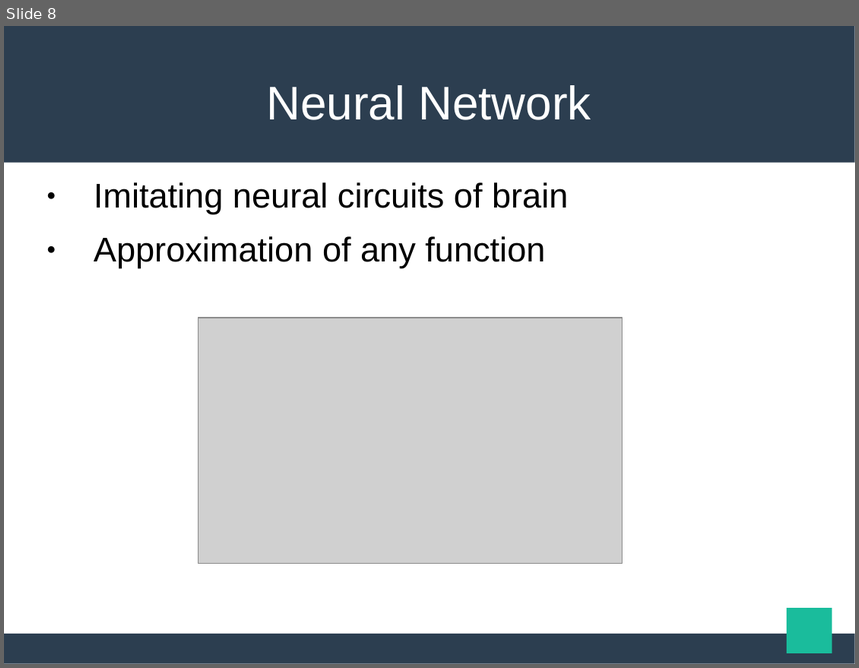
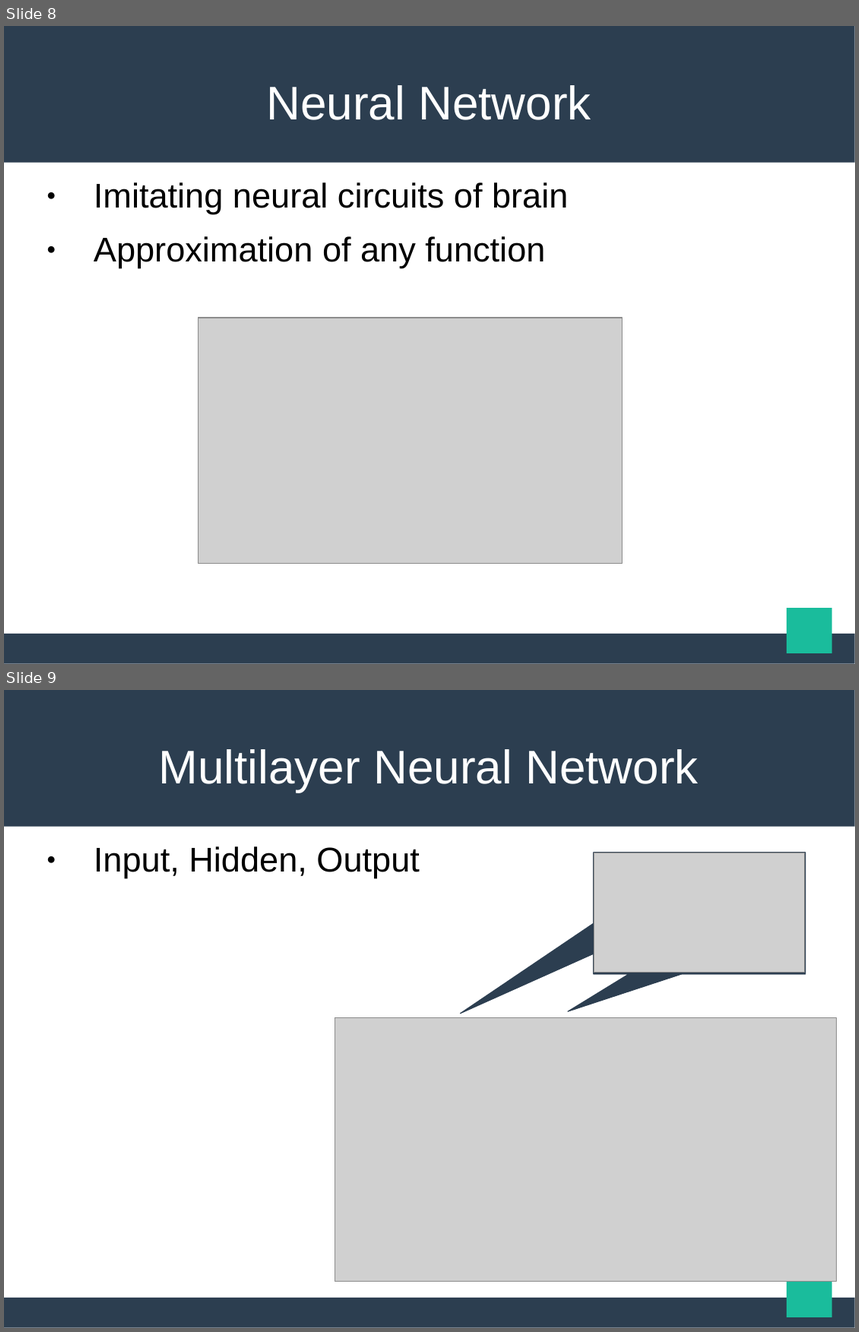
Before and after one commit to maekawatoshiki/neural-machine-translation-demo, a slide deck: NY_slide.ppt. Shown one above the other, each under a label of ours: slide 8 before the commit, slides 8 and 9 after it. The pictures are 859x668 and 859x1332 pixels, drawn with LibreOffice and Linux fonts; fonts in the diff are those of the drawing; grey boxes stand for pictures. Boxes give left, top, right and bottom in pixels: in the first picture for what was removed or moved away, otherwise in the second. Text is boxed around its words. In the diff, an @@ line names an element or a change of style, - is before the commit and + after.

```diff
--- a/NY_slide.ppt
+++ b/NY_slide.ppt
@@ slide 9 added at bbox=[4, 690, 855, 1328], background #FFFFFF; not listed: 3 template elements that a slide beside it also shows @@
@@ title added at bbox=[159, 749, 699, 793], 44 pt, text #FFFFFF @@
+Multilayer Neural Network
@@ text added at bbox=[94, 847, 420, 878], 32 pt, text #000000 @@
+● Input, Hidden, Output
@@ speech box added at bbox=[594, 853, 806, 974], fill #2C3E50, outline #2C3E50 0.74 pt @@
@@ speech box added at bbox=[594, 853, 806, 974], fill #2C3E50, outline #2C3E50 0.74 pt @@
@@ picture added at bbox=[594, 853, 806, 973] @@
@@ picture added at bbox=[335, 1018, 837, 1282] @@
```
Also in this commit, not shown: 1 other file.
